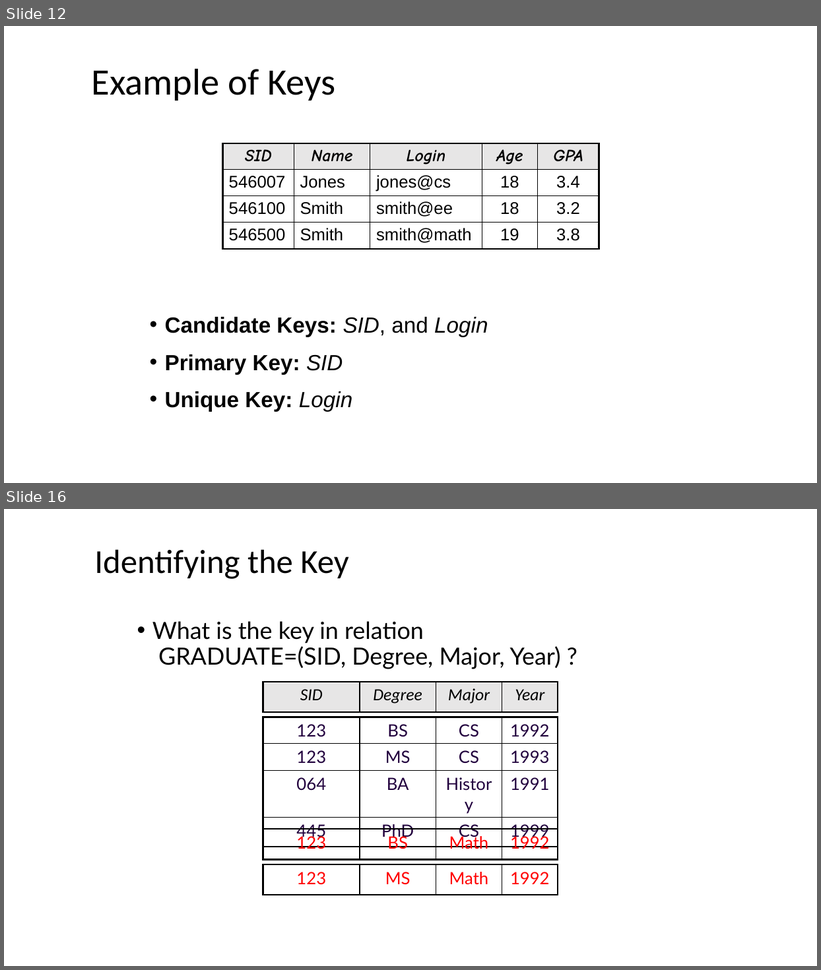
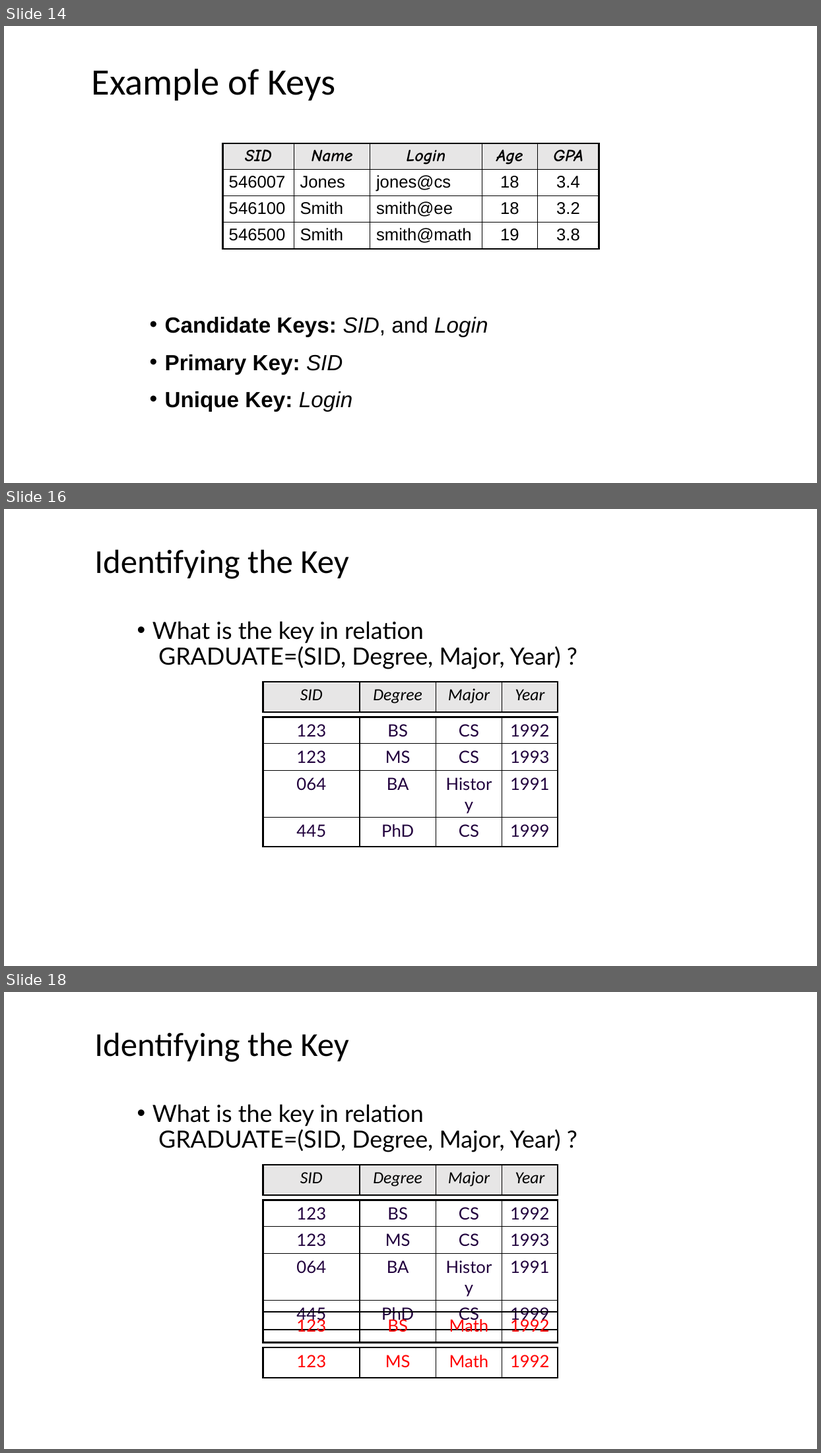
Before and after one commit to RCEatPitt/data-basics-fall-2018, a slide deck: 7 - databases one/Part 1 - Introduction to the Relational Model.pptx. Shown one above the other, each under a label of ours: slides 12 and 16 before the commit, slides 14, 16 and 18 after it; the slides between them are not shown. The pictures are 821x970 and 821x1453 pixels, drawn with LibreOffice and Linux fonts; fonts in the diff are those of the drawing. Boxes give left, top, right and bottom in pixels: in the first picture for what was removed or moved away, otherwise in the second. Text is boxed around its words. In the diff, an @@ line names an element or a change of style, - is before the commit and + after.

```diff
--- a/7 - databases one/Part 1 - Introduction to the Relational Model.pptx
+++ b/7 - databases one/Part 1 - Introduction to the Relational Model.pptx
@@ slide 16 added at box(4, 509, 817, 966), background #FFFFFF @@
@@ title added at box(94, 549, 349, 579), 39.6 pt, text #000000 @@
+Identifying the Key
@@ text added at box(152, 621, 561, 669), 28 pt, text #000000 @@
+• What is the key in relation
+  GRADUATE=(SID, Degree, Major, Year) ?
@@ table added at box(263, 682, 558, 712), 1 rows, 4 columns @@
+SID | Degree | Major | Year
@@ table added at box(263, 718, 558, 840), 4 rows, 4 columns @@
+123 | BS | CS | 1992
+123 | MS | CS | 1993
+064 | BA | History | 1991
+445 | PhD | CS | 1999
@@ what was slide 12 is now slide 14 @@
@@ what was slide 16 is now slide 18 @@
```
Also in this commit, not shown: 9 slides changed, 3 other slides added, 2 slides removed.
